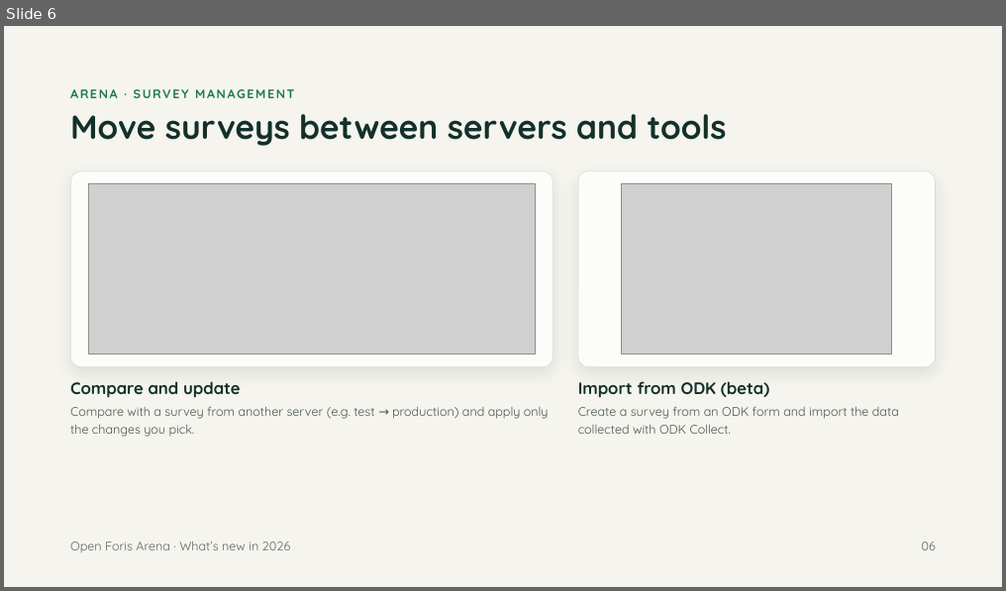
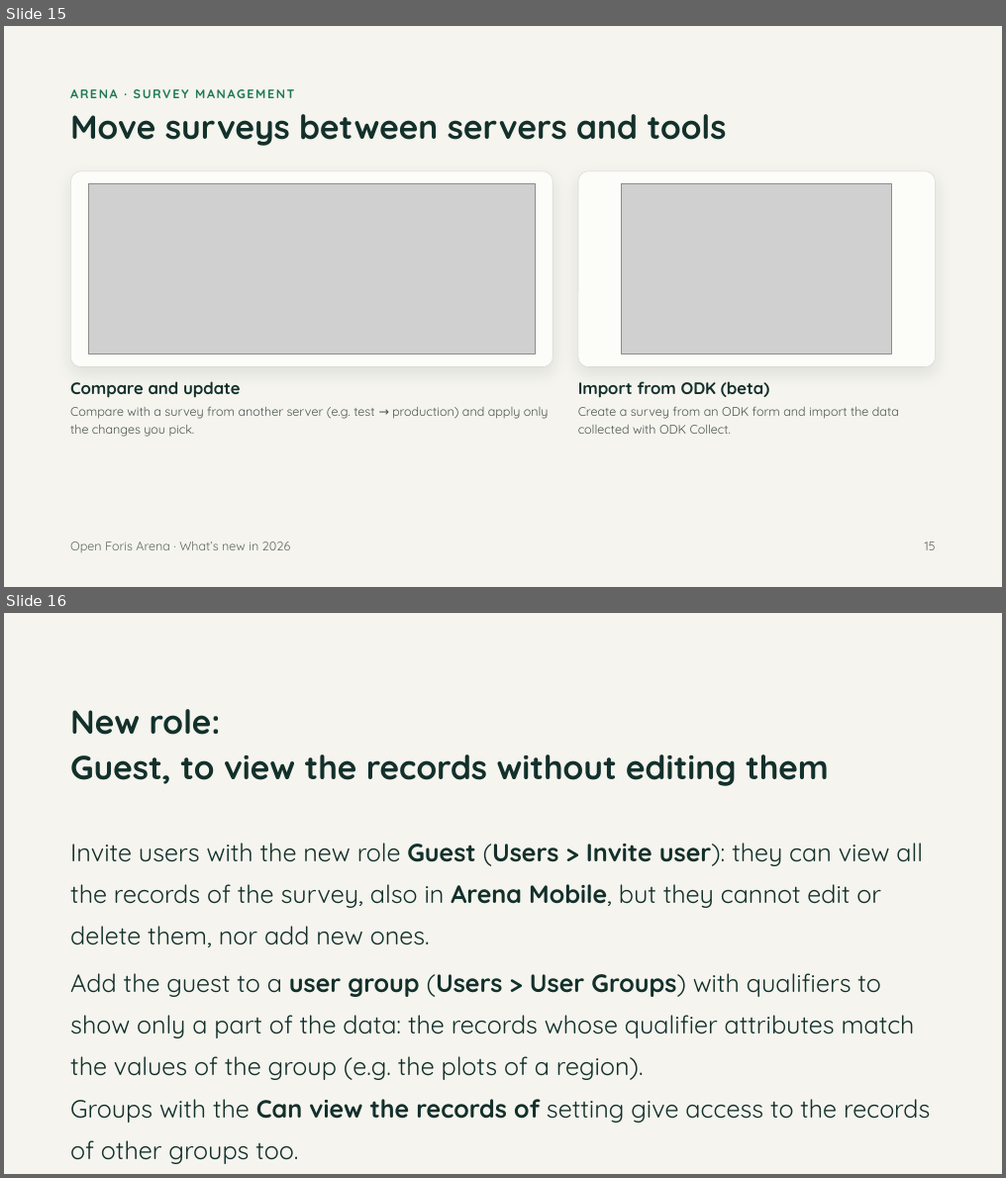
Before and after one commit to openforis/arena, a slide deck: docs/whats-new-2026/arena-whats-new-2026.pptx. Shown one above the other, each under a label of ours: slide 6 before the commit, slides 15 and 16 after it. The pictures are 1006x591 and 1006x1178 pixels, drawn with LibreOffice and Linux fonts; fonts in the diff are those of the drawing; grey boxes stand for pictures. Boxes give left, top, right and bottom in pixels: in the first picture for what was removed or moved away, otherwise in the second. Text is boxed around its words. In the diff, an @@ line names an element or a change of style, - is before the commit and + after.

```diff
--- a/docs/whats-new-2026/arena-whats-new-2026.pptx
+++ b/docs/whats-new-2026/arena-whats-new-2026.pptx
@@ slide 16 added at [4,613,1002,1174], background #F5F4EE @@
@@ title added at [70,709,829,786], 32 pt, text #13302B, bold @@
+New role:
+Guest, to view the records without editing them
@@ text added at [70,843,930,1164], 24 pt, text #13302B @@
+Invite users with the new role Guest (Users > Invite user): they can view all the records of the survey, also in Arena Mobile, but they cannot edit or delete them, nor add new ones.
+Add the guest to a user group (Users > User Groups) with qualifiers to show only a part of the data: the records whose qualifier attributes match the values of the group (e.g. the plots of a region).
+Groups with the Can view the records of setting give access to the records of other groups too.
@@ what was slide 6 is now slide 15 @@
@@ slide 15 changed as well @@
@@ text at [925,542,936,551]: text changed @@
-06
+15
```
Also in this commit, not shown: 7 other slides changed, 4 other slides added, 8 slides removed, 5 other files.
